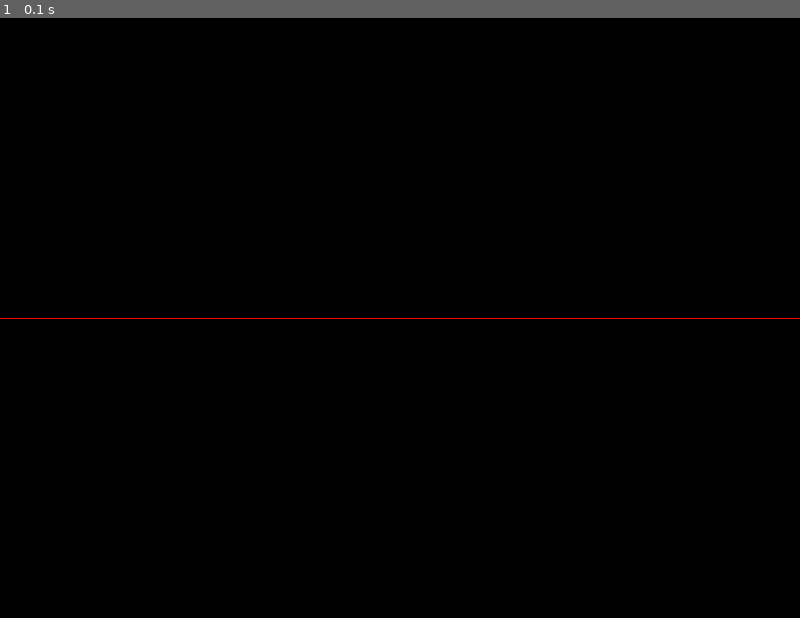
Above: before the commit, frame 1.
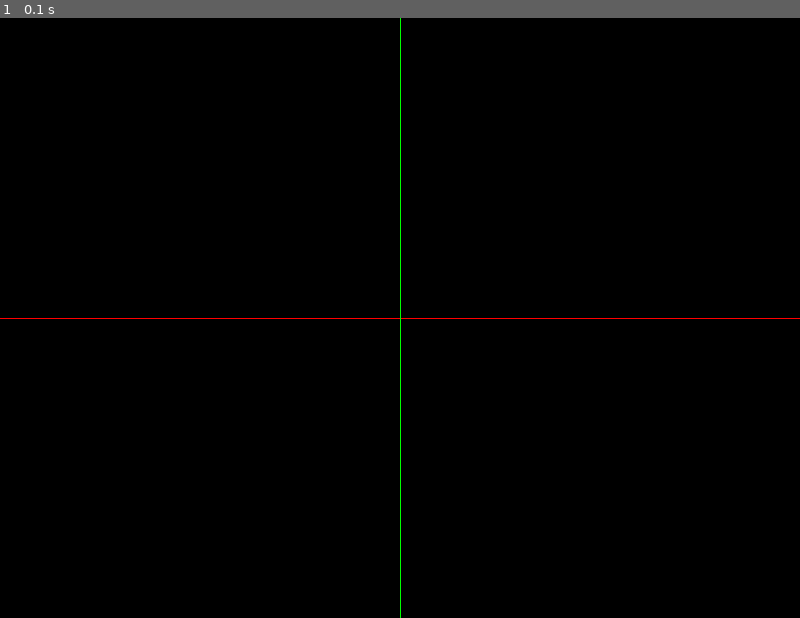
Above: after the commit, the same moment.

Repository: nehakdeshmukh/PyGame
Game: pygame game, started from Cross_sign.py
The game is run twice, just before and just after one commit, with the same random seed, the same clock (stepped at 60 frames per second) and the same inputs.
Inputs:
- Up to frame 1 (0.1 s): no input

The runs differ from the first frame. In frame 1, 0.1% of the frame differs, in the area x 50-51%, y 0-100%.

Commit message:
added vertical line

Diff:
--- a/Cross_sign.py
+++ b/Cross_sign.py
@@ -33,7 +33,7 @@
 for i in range(0,800):
     for j in range(0,600):
         pixAr[i][300] = red
-
+        pixAr[400][j] = green
 
 # main application loop
 run = True
